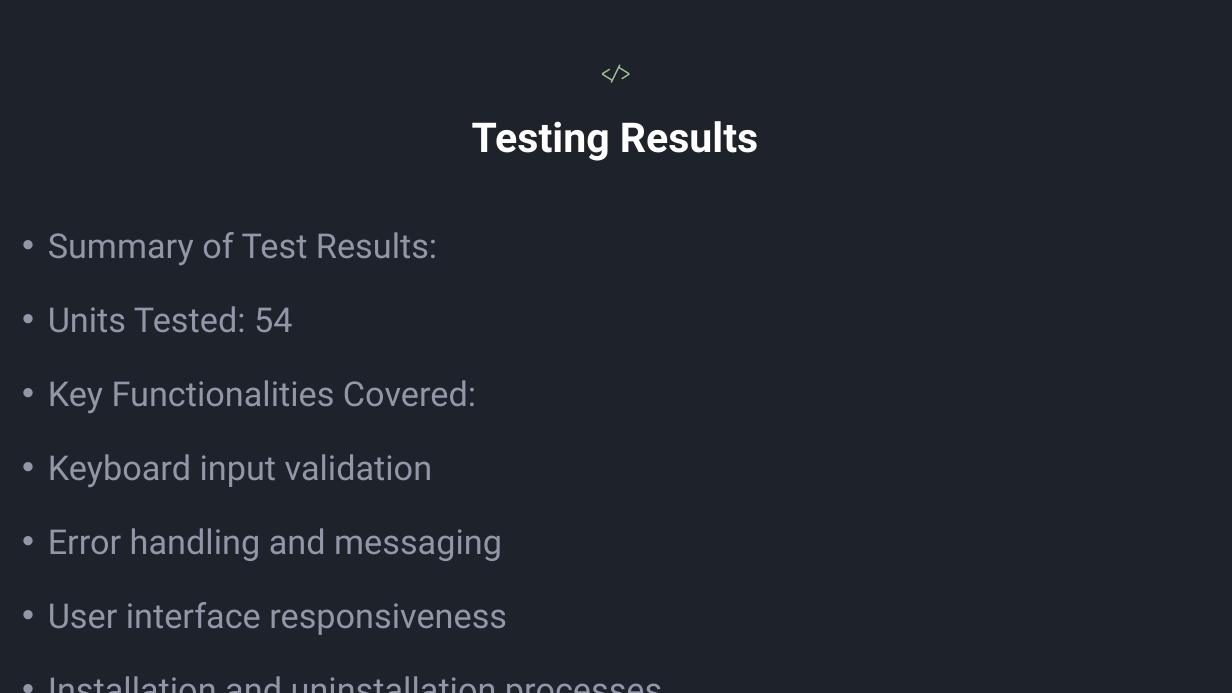
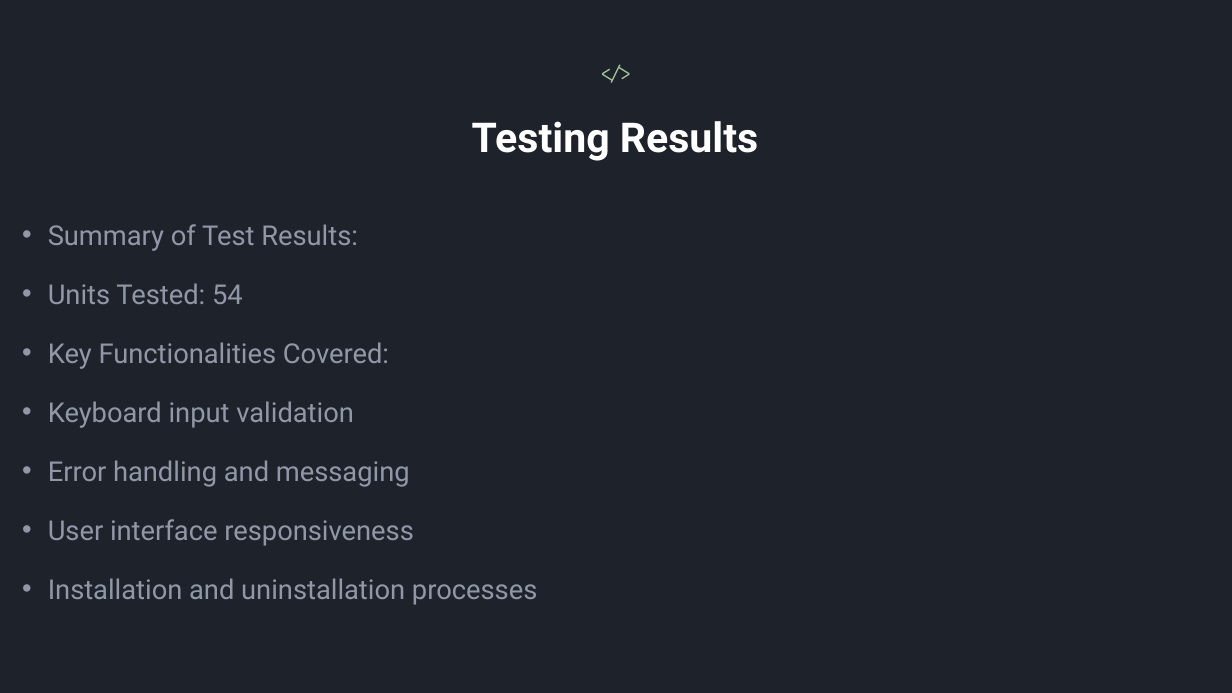
Before and after one commit to Humayun-glitch/Real-Estate, a slide deck: slide 7 of REAL-ESTATE MANAGER.pptx. Drawn at 1232x693 pixels with LibreOffice and Linux fonts; fonts in the diff are those of the drawing. Boxes give left, top, right and bottom in pixels: in the first picture for what was removed or moved away, otherwise in the second. Text is boxed around its words. In the diff, an @@ line names an element or a change of style, - is before the commit and + after.

```diff
--- a/REAL-ESTATE MANAGER.pptx
+++ b/REAL-ESTATE MANAGER.pptx
@@ text "Summary of Test Results:" at [48, 224, 537, 605]: size 20 to 16 pt @@
```
Also in this commit, not shown: 4 other slides changed, 3 slides added, 3 slides removed.
